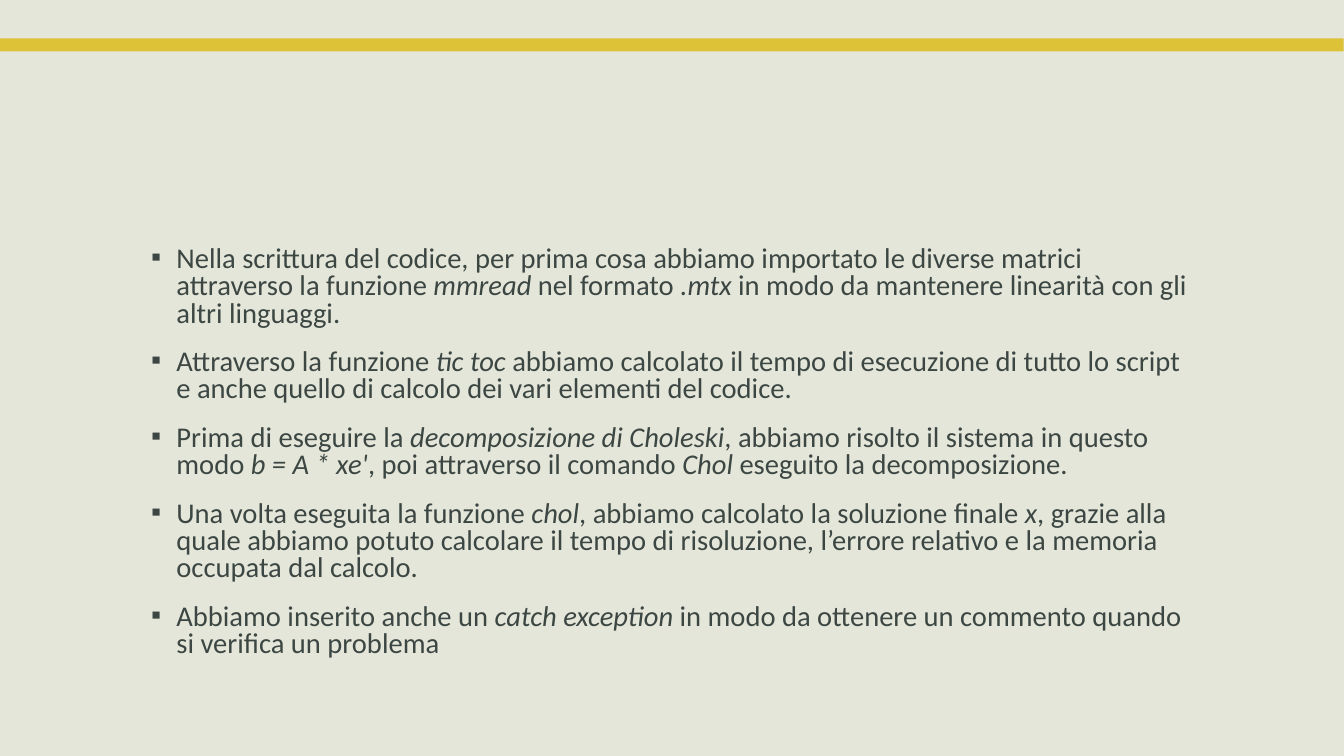
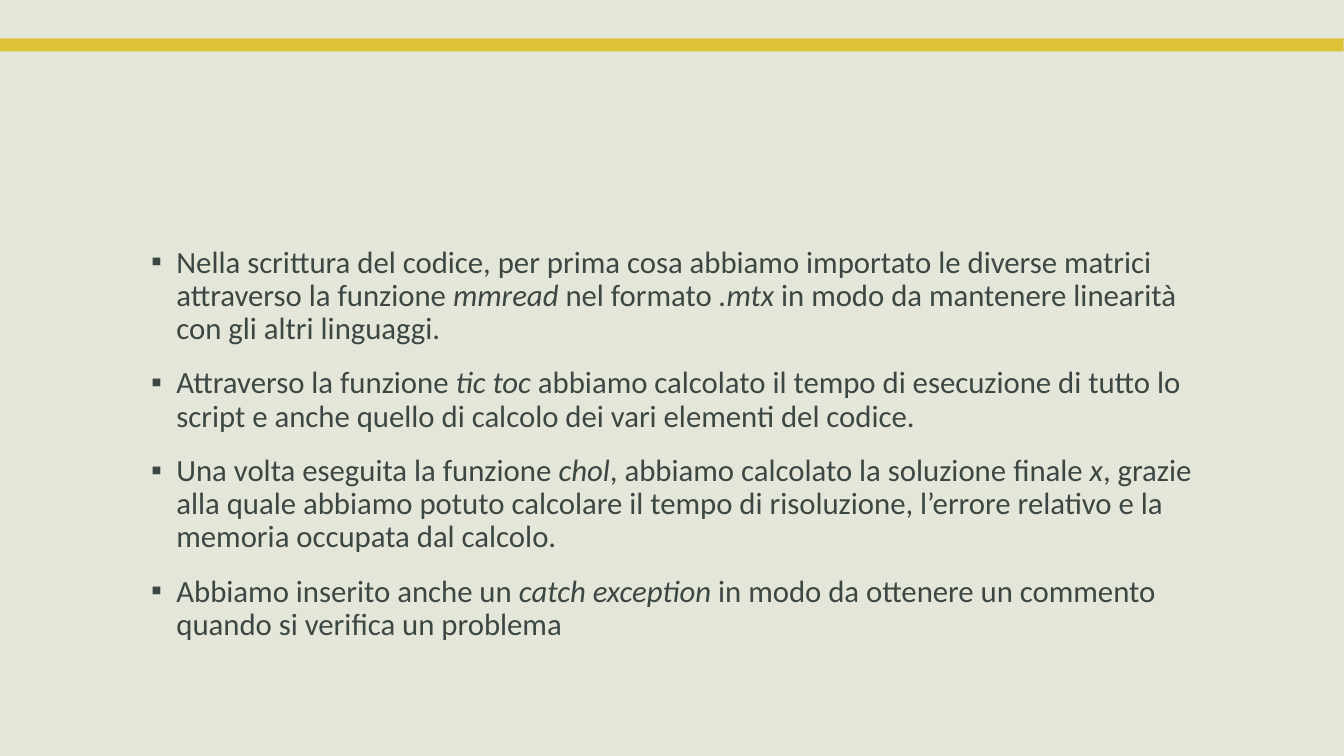
Before and after one commit to okamiRvS/Cholesky-Computing, a slide deck: slide 3 of final results/Relazione.pptx. Drawn at 1344x756 pixels with LibreOffice and Linux fonts; fonts in the diff are those of the drawing; background and template pictures are left out. Boxes give left, top, right and bottom in pixels: in the first picture for what was removed or moved away, otherwise in the second. Text is boxed around its words. In the diff, an @@ line names an element or a change of style, - is before the commit and + after.

```diff
--- a/final results/Relazione.pptx
+++ b/final results/Relazione.pptx
@@ text "Nella scrittura del codice, per ..." at (176,251,1192,640): size 20.4 to 22 pt; line spacing 0.8 to 0.9 @@
@@ text at (176,427,1148,479): paragraph removed @@
-▪ Prima di eseguire la decomposizione di Choleski, abbiamo risolto il sistema in questo modo b = A * xe', poi attraverso il comando Chol eseguito la decomposizione.
```
Also in this commit, not shown: 2 other slides changed, 1 other file.
